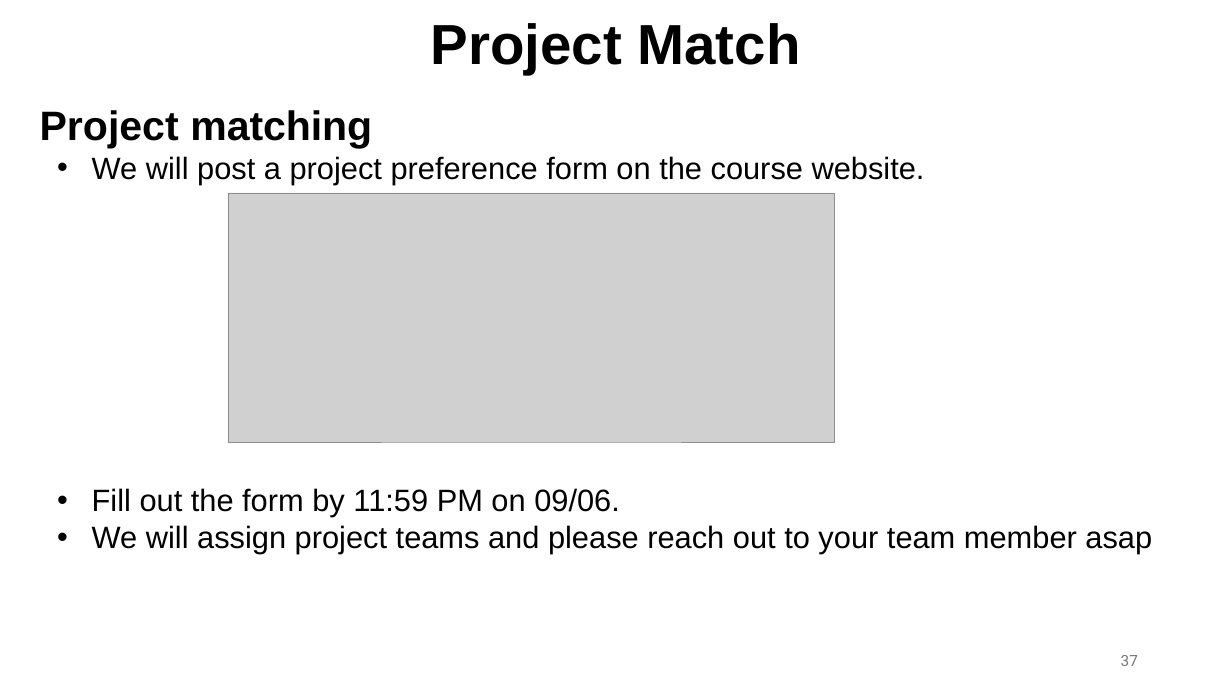
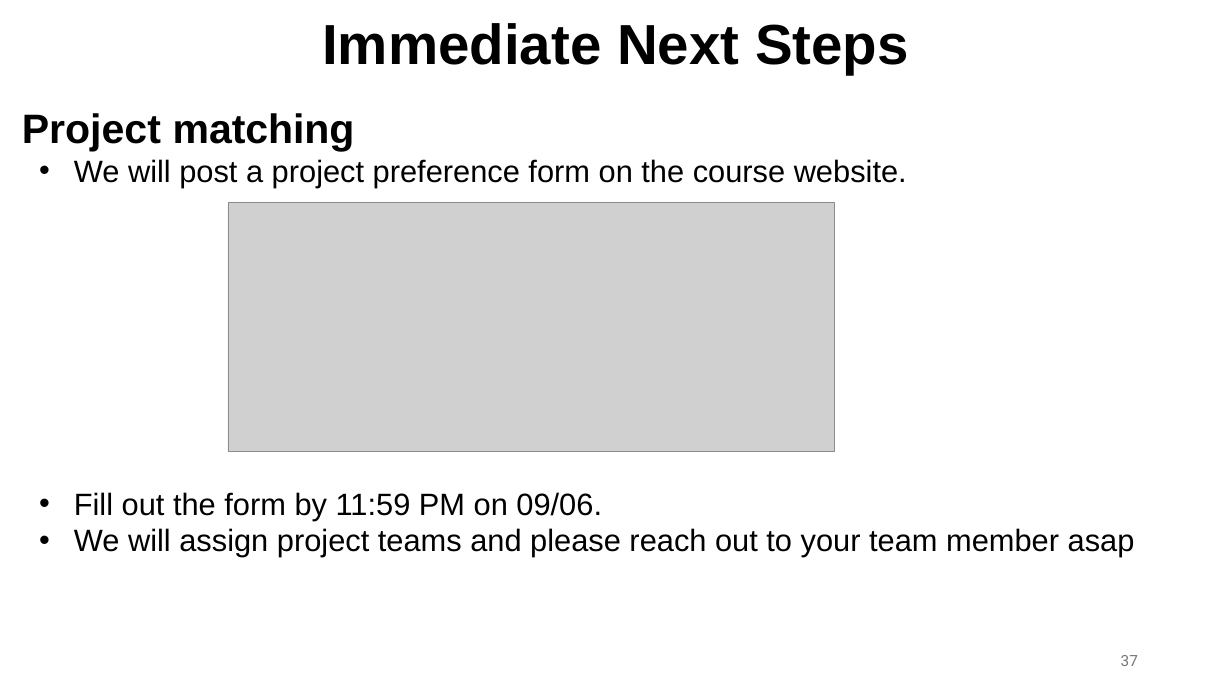
Before and after one commit to ec528/ec528.github.io, a slide deck: slide 37 of slides/fall26/1-introduction.pptx. Drawn at 1232x693 pixels with LibreOffice and Linux fonts; fonts in the diff are those of the drawing; grey boxes stand for pictures. Boxes give left, top, right and bottom in pixels: in the first picture for what was removed or moved away, otherwise in the second. Text is boxed around its words. In the diff, an @@ line names an element or a change of style, - is before the commit and + after.

```diff
--- a/slides/fall26/1-introduction.pptx
+++ b/slides/fall26/1-introduction.pptx
@@ text at (x1=322, y1=23, x2=909, y2=74): text changed @@
-Project Match
+Immediate Next Steps
@@ text "Project matching" moved from (x1=40, y1=110, x2=1152, y2=554) to (x1=22, y1=113, x2=1135, y2=557) @@
@@ picture moved from (x1=228, y1=193, x2=835, y2=443) to (x1=228, y1=203, x2=835, y2=453) @@
```
Also in this commit, not shown: 16 other slides changed, 11 slides added, 1 slide removed, 1 other file.
